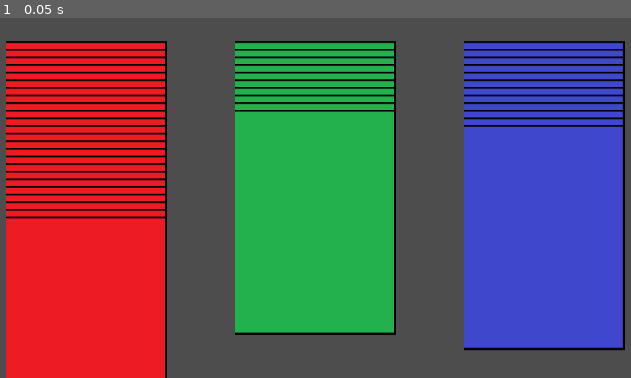
Above: before the commit, frame 1.
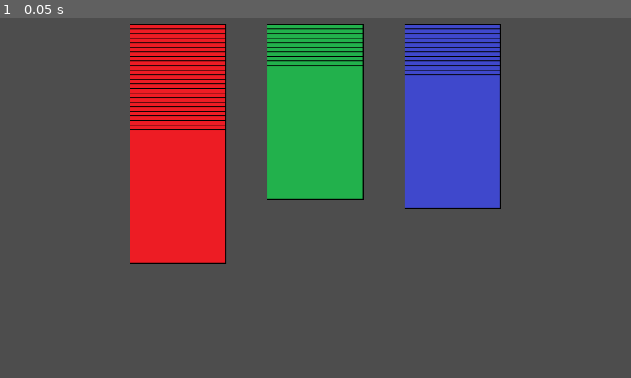
Above: after the commit, the same moment.

Repository: dj-commits/late-stage-opoly
Game: Godot game, scene res://scenes/board.tscn
Two runs of this game, one before a commit and one after it. Both use one fixed random seed, a clock stepped at 60 frames per second and the inputs below.
Inputs:
- Up to frame 1 (0.05 s): no input

The runs differ from the first frame. In frame 1, 69% of the frame differs, in the area x 0-100%, y 1-100%.

Commit message:
created sprites folder, added some minor changes to card and board scenes

Diff:
--- a/project.godot
+++ b/project.godot
@@ -14,3 +14,8 @@
 run/main_scene="res://scenes/board.tscn"
 config/features=PackedStringArray("4.3", "Forward Plus")
 config/icon="res://icon.svg"
+
+[display]
+
+window/size/viewport_width=1920
+window/size/viewport_height=1080
--- a/scenes/board.tscn
+++ b/scenes/board.tscn
@@ -7,11 +7,12 @@
 total_cards = 38
 
 [node name="PlanetDeckMarker" type="Marker2D" parent="."]
+position = Vector2(0, -150)
 
 [node name="TechDeckMarker" type="Marker2D" parent="."]
-position = Vector2(330, 0)
+position = Vector2(330, -150)
 
 [node name="UnforeseenDeckMarker" type="Marker2D" parent="."]
-position = Vector2(-330, 0)
+position = Vector2(-330, -150)
 
 [node name="Camera2D" type="Camera2D" parent="."]
--- a/scenes/card.tscn
+++ b/scenes/card.tscn
@@ -1,10 +1,10 @@
 [gd_scene load_steps=6 format=3 uid="uid://cjp5ro0wph26w"]
 
 [ext_resource type="Script" path="res://scripts/card.gd" id="1_foxae"]
-[ext_resource type="Texture2D" uid="uid://b2aqhaw5ihqoa" path="res://card_planet.png" id="2_qnar1"]
-[ext_resource type="Texture2D" uid="uid://cf8drmk52pqv3" path="res://card_special.png" id="3_xsypb"]
-[ext_resource type="Texture2D" uid="uid://kr1hh62frt6x" path="res://card_tech.png" id="4_ltipm"]
-[ext_resource type="Texture2D" uid="uid://b2mxn4r6cchmp" path="res://card_uf.png" id="5_c6w2e"]
+[ext_resource type="Texture2D" uid="uid://b2aqhaw5ihqoa" path="res://sprites/card_planet.png" id="2_qnar1"]
+[ext_resource type="Texture2D" uid="uid://cf8drmk52pqv3" path="res://sprites/card_special.png" id="3_xsypb"]
+[ext_resource type="Texture2D" uid="uid://kr1hh62frt6x" path="res://sprites/card_tech.png" id="4_ltipm"]
+[ext_resource type="Texture2D" uid="uid://b2mxn4r6cchmp" path="res://sprites/card_uf.png" id="5_c6w2e"]
 
 [node name="Card" type="Node2D"]
 script = ExtResource("1_foxae")
--- a/scripts/card.gd
+++ b/scripts/card.gd
@@ -89,7 +89,7 @@
 
 # Called every frame. 'delta' is the elapsed time since the previous frame.
 func _process(delta):
-	if(back_of_card && back_of_card.visible == false):
+	if(back_of_card && back_of_card.visible == false && face_down):
 		back_of_card.visible = true
 
 func _physics_process(delta):
Renamed: card_planet.png -> sprites/card_planet.png
Not shown, changed: sprites/card_planet.png.import
Renamed: card_special.png -> sprites/card_special.png
Not shown, changed: sprites/card_special.png.import
Renamed: card_tech.png -> sprites/card_tech.png
Not shown, changed: sprites/card_tech.png.import
Renamed: card_uf.png -> sprites/card_uf.png
Not shown, changed: sprites/card_uf.png.import
